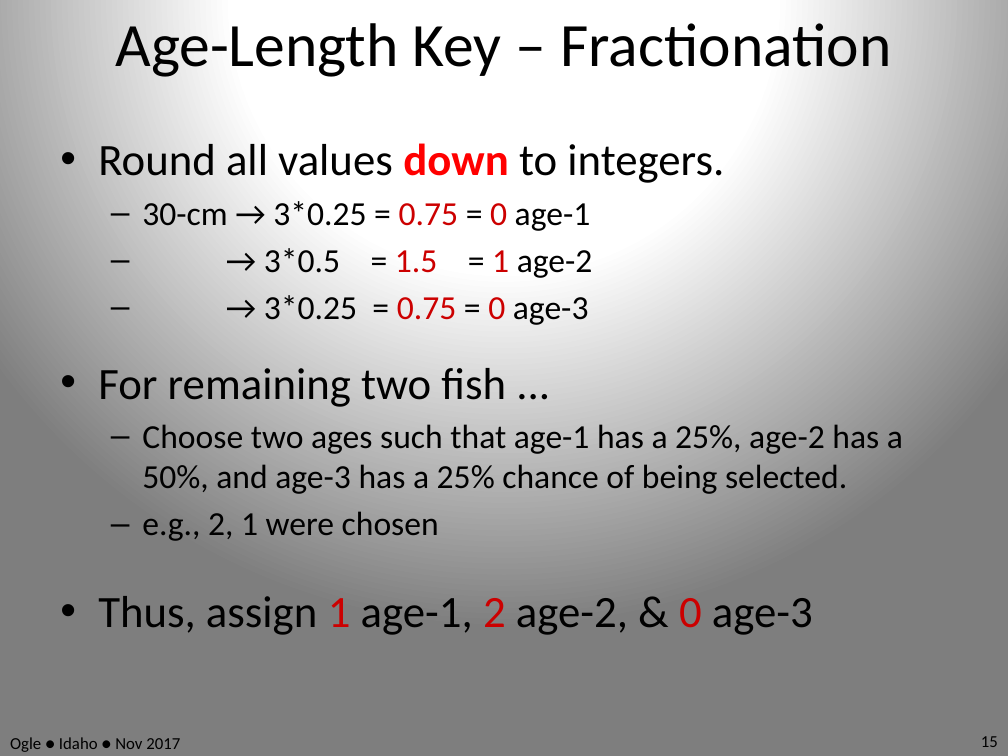
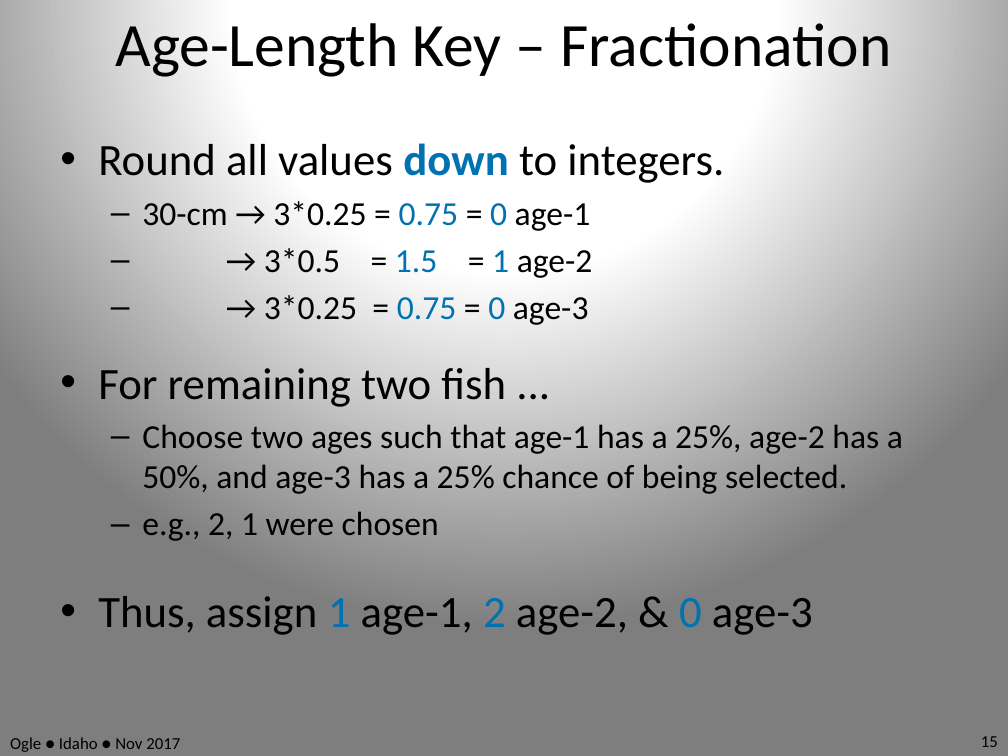
Before and after one commit to droglenc/RcourseIdaho2017, a slide deck: slide 15 of Slides.pptx. Drawn at 1008x756 pixels with LibreOffice and Linux fonts; fonts in the diff are those of the drawing. Boxes give left, top, right and bottom in pixels: in the first picture for what was removed or moved away, otherwise in the second. Text is boxed around its words. In the diff, an @@ line names an element or a change of style, - is before the commit and + after.

```diff
--- a/Slides.pptx
+++ b/Slides.pptx
@@ text at [98,143,813,635]: text colour #FF0000 to #0072B2 in "down"; text colour #CC0000 to #0072B2 in "0.75 0", "1.5 1", "0.75 0", "1 2 0" @@
```
Also in this commit, not shown: 25 other slides changed, 11 slides added, 4 other files.
